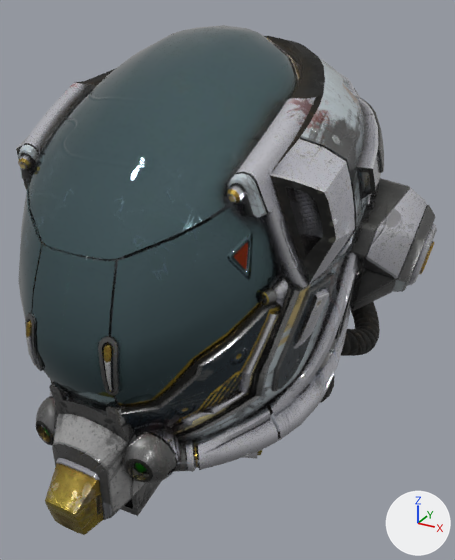
The FBX model game/assets/helmet.fbx as it was, and as the next commit left it.
The view is the same before and after, from a 50 mm lens placed at (1.39, -2.07, 0.99), pointed at (0.15, 0.2, -0.15). The lights are fixed; the arrows at lower right show +X, +Y and +Z. Where no turn or scale is listed for an object, it has been applied to the vertices.

The first picture shows 'node_damagedHelmet_-6514'.
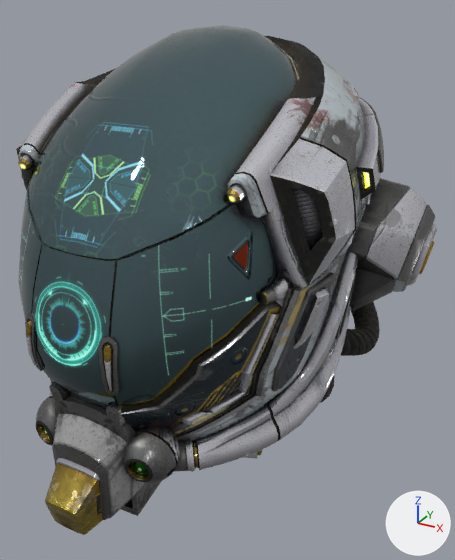
Pixel boxes (x1, y1, x2, y2) of what changed, in the pictures (455 x 560 px):
'node_damagedHelmet_-6514', surface changed: (18, 47, 434, 521) in both

The change, as a list of edits to the scene's bpy script:
```text
Add img_helmet_emissive_jpg:
    img_helmet_emissive_jpg = load_image('helmet_emissive.jpg', 'helmet_emissive.jpg', 2048, 2048, 'sRGB')
Change mat_material_mr:
    where n0 = _N.new('ShaderNodeBsdfPrincipled'); n0.name = 'Principled BSDF'
    add n0.inputs[28].default_value = 1.0  # 'Emission Strength'
    where n5 = _N.new('ShaderNodeTexImage'); n5.name = 'Image Texture.003'
    n5.image: img_helmet_ao_jpg -> img_helmet_emissive_jpg
    remove _L.new(n5.outputs[0], n0.inputs[4])  # 'Color' to 'Alpha'
    add _L.new(n5.outputs[0], n0.inputs[27])  # 'Color' to 'Emission Color'
```
